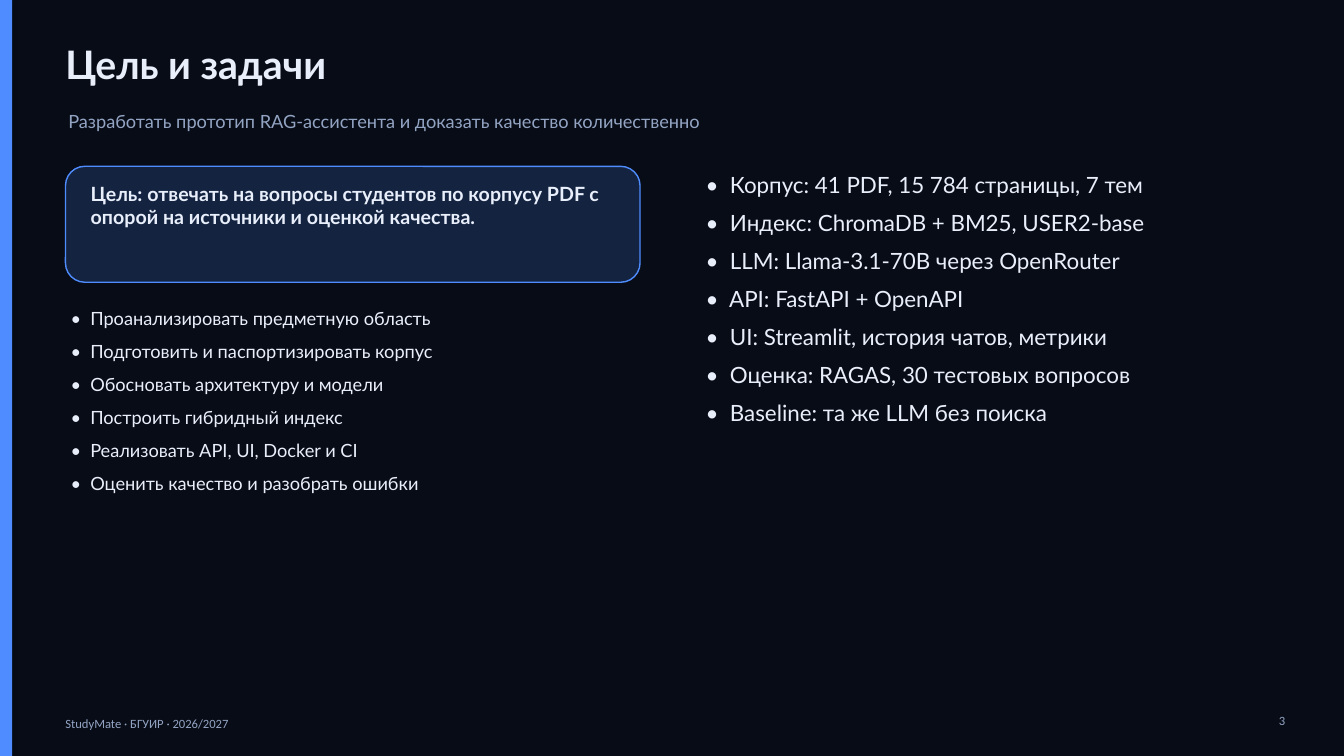
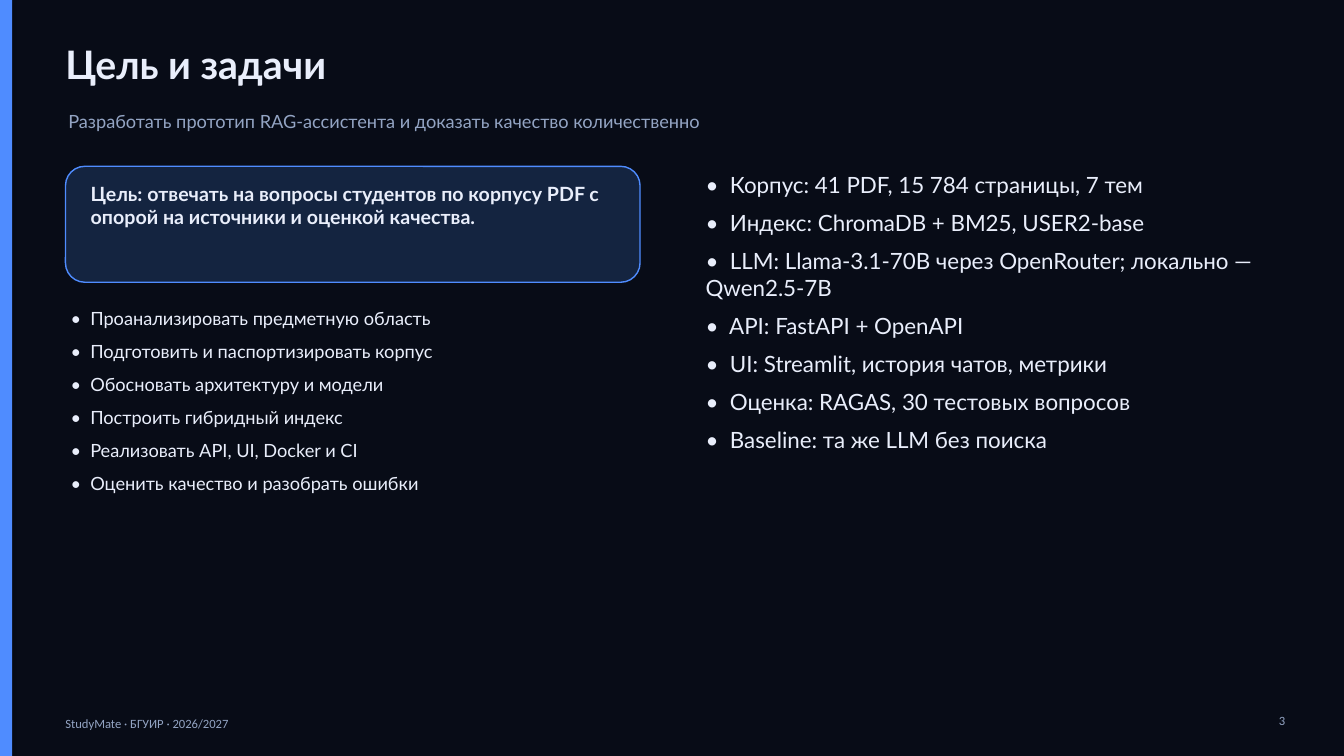
Before and after one commit to evangreen165/studymate-rag, a slide deck: slide 3 of docs/presentation/Презентация_защита_StudyMate.pptx. Drawn at 1344x756 pixels with LibreOffice and Linux fonts; fonts in the diff are those of the drawing. Boxes give left, top, right and bottom in pixels: in the first picture for what was removed or moved away, otherwise in the second. Text is boxed around its words. In the diff, an @@ line names an element or a change of style, - is before the commit and + after.

```diff
--- a/docs/presentation/Презентация_защита_StudyMate.pptx
+++ b/docs/presentation/Презентация_защита_StudyMate.pptx
@@ text at (706, 252, 1228, 300): text changed @@
-• LLM: Llama-3.1-70B через OpenRouter
+• LLM: Llama-3.1-70B через OpenRouter; локально — Qwen2.5-7B
```
Also in this commit, not shown: 6 other slides changed, 38 other files.
